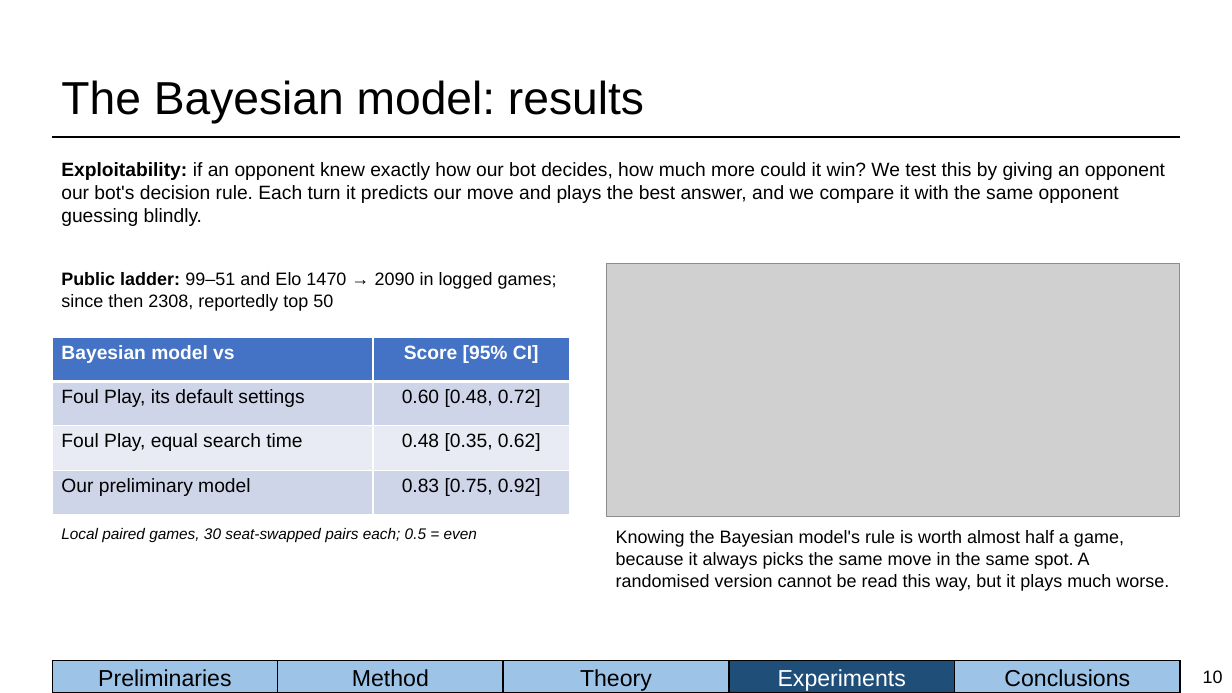
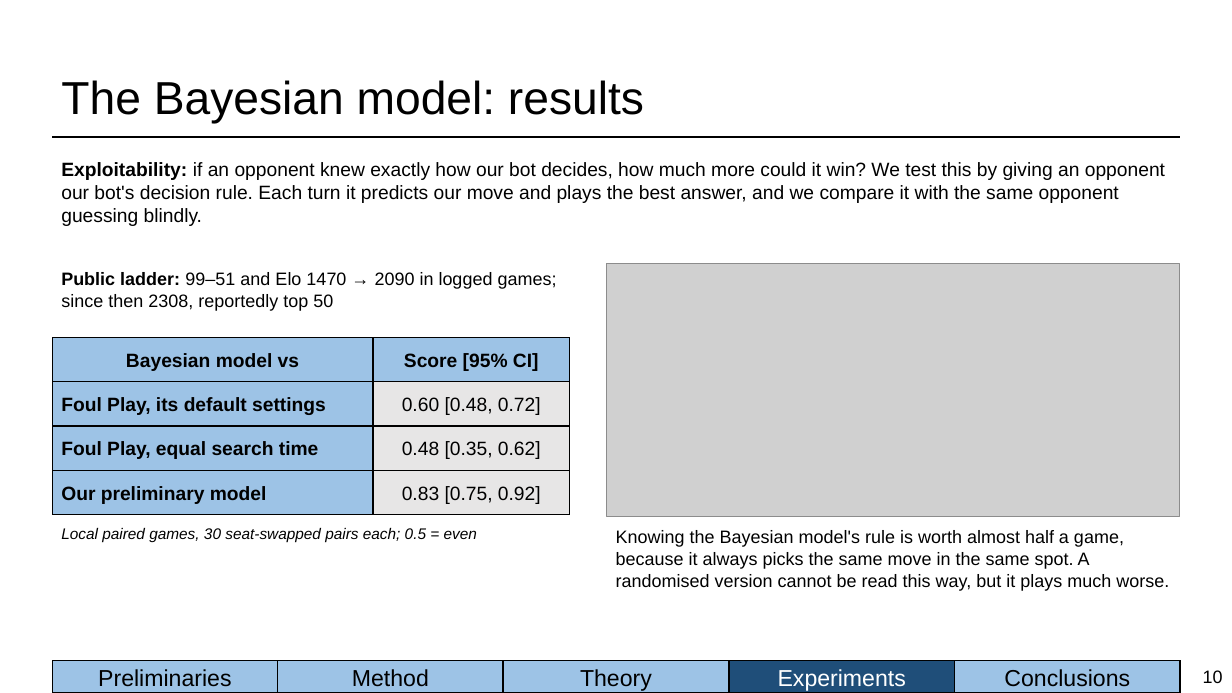
Before and after one commit to BioFanat/pokemon-equilibrium-engine, a slide deck: slide 10 of report/slides/deck.pptx. Drawn at 1232x693 pixels with LibreOffice and Linux fonts; fonts in the diff are those of the drawing; grey boxes stand for pictures. Boxes give left, top, right and bottom in pixels: in the first picture for what was removed or moved away, otherwise in the second. Text is boxed around its words. In the diff, an @@ line names an element or a change of style, - is before the commit and + after.

Commit message:
Deck: results table in the template's header/box style

```diff
--- a/report/slides/deck.pptx
+++ b/report/slides/deck.pptx
@@ table removed at box(53, 337, 570, 515), 4 rows, 2 columns @@
-Bayesian model vs | Score [95% CI]
-Foul Play, its default settings | 0.60 [0.48, 0.72]
-Foul Play, equal search time | 0.48 [0.35, 0.62]
-Our preliminary model | 0.83 [0.75, 0.92]
@@ rectangle added at box(53, 337, 373, 382), fill #9DC3E6, outline #000000 1 pt, 15 pt, text #000000, bold @@
+Bayesian model vs
@@ rectangle added at box(373, 337, 570, 382), fill #9DC3E6, outline #000000 1 pt, 15 pt, text #000000, bold @@
+Score [95% CI]
@@ rectangle added at box(53, 382, 373, 426), fill #9DC3E6, outline #000000 1 pt, 15 pt, text #000000, bold @@
+Foul Play, its default settings
@@ rectangle added at box(373, 382, 570, 426), fill #E7E6E6, outline #000000 1 pt, 15 pt, text #000000 @@
+0.60 [0.48, 0.72]
@@ rectangle added at box(53, 426, 373, 470), fill #9DC3E6, outline #000000 1 pt, 15 pt, text #000000, bold @@
+Foul Play, equal search time
@@ rectangle added at box(373, 426, 570, 470), fill #E7E6E6, outline #000000 1 pt, 15 pt, text #000000 @@
+0.48 [0.35, 0.62]
@@ rectangle added at box(53, 470, 373, 515), fill #9DC3E6, outline #000000 1 pt, 15 pt, text #000000, bold @@
+Our preliminary model
@@ rectangle added at box(373, 470, 570, 515), fill #E7E6E6, outline #000000 1 pt, 15 pt, text #000000 @@
+0.83 [0.75, 0.92]
```
Also in this commit, not shown: 1 other file.
